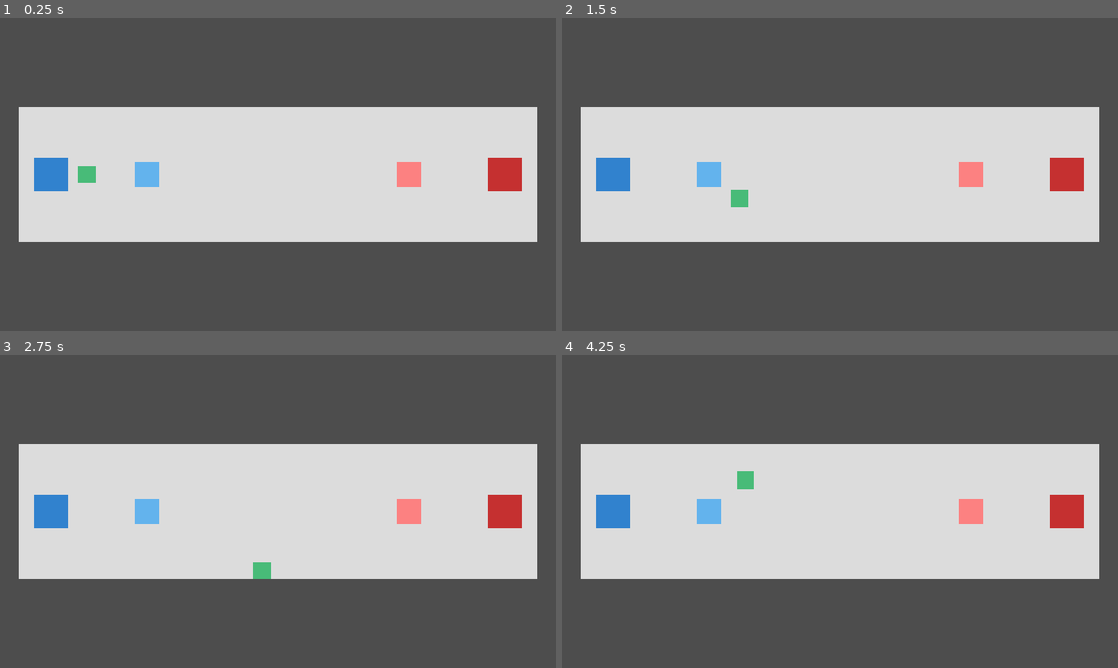
Above: before the commit, frames 1-4 (two rows, left to right).
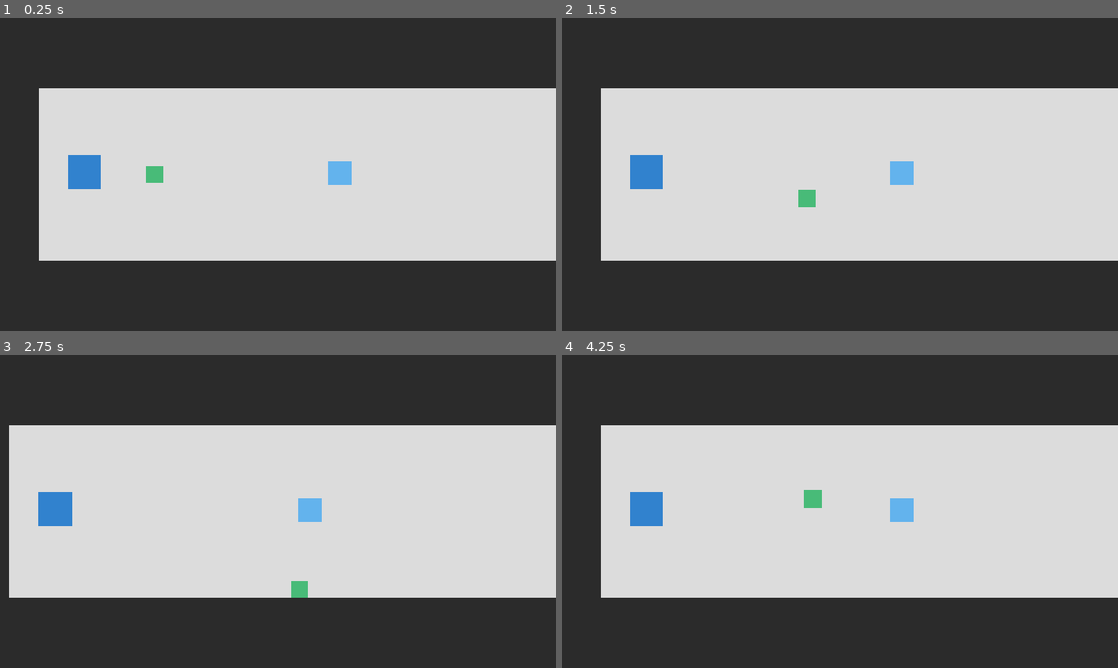
Above: after the commit, the same moments.

Repository: ipz24-rkuzyk-coder/-1v1-MOBA-
Game: Godot game, scene res://main.tscn
The game is run twice, just before and just after one commit, with the same random seed, the same clock (stepped at 60 frames per second) and the same inputs.
Inputs:
- Up to frame 1 (0.25 s): no input
- Up to frame 2 (1.5 s): tap Enter at 0.5 s; hold Right (ui_right) 0.53-1.28 s; hold Down (ui_down) from 1.28 s (still down)
- Up to frame 3 (2.75 s): release Down (ui_down) at 2.03 s; hold Right (ui_right) from 2.03 s (still down)
- Up to frame 4 (4.25 s): release Right (ui_right) at 2.78 s; hold Up (ui_up) 2.78-3.53 s; hold Left (ui_left) from 3.53 s (still down)

The runs differ from the first frame. In frame 1, 64% of the frame differs, in the area x 0-100%, y 0-100%; in frame 2, 65%; in frame 3, 62%; in frame 4, 65%.

Commit message:
Expand lane to Dota mid scale with camera and river

Diff:
--- a/main.tscn
+++ b/main.tscn
@@ -3,75 +3,80 @@
 [ext_resource type="PackedScene" uid="uid://cbh4ddv262dhu" path="res://player.tscn" id="1_ig7tw"]
 
 [sub_resource type="RectangleShape2D" id="RectangleShape2D_ig7tw"]
-size = Vector2(1156, 40)
+size = Vector2(2800, 40)
 
 [sub_resource type="RectangleShape2D" id="RectangleShape2D_0xm2m"]
-size = Vector2(1156, 40)
+size = Vector2(2800, 40)
 
 [sub_resource type="RectangleShape2D" id="RectangleShape2D_htemk"]
-size = Vector2(40, 360)
+size = Vector2(40, 440)
 
 [node name="Main" type="Node2D" unique_id=924666471]
 
 [node name="Background" type="ColorRect" parent="." unique_id=849534937]
-offset_left = 1152.0
-offset_top = 648.0
-offset_right = 1152.0
+offset_right = 2800.0
 offset_bottom = 648.0
 color = Color(0.16862746, 0.16862746, 0.16862746, 1)
 
 [node name="LaneFloor" type="ColorRect" parent="." unique_id=655194015]
-offset_left = 40.0
-offset_top = 184.0
-offset_right = 1112.0
-offset_bottom = 464.0
+offset_left = 80.0
+offset_top = 144.0
+offset_right = 2720.0
+offset_bottom = 504.0
 color = Color(0.8627451, 0.8627451, 0.8627451, 1)
 
+[node name="River" type="ColorRect" parent="." unique_id=594321563]
+offset_left = 1330.0
+offset_top = 144.0
+offset_right = 1470.0
+offset_bottom = 504.0
+color = Color(0.3529412, 0.60784316, 0.8352941, 1)
+
 [node name="PlayerThrone" type="ColorRect" parent="." unique_id=309695915]
-offset_left = 70.0
-offset_top = 289.0
-offset_right = 140.0
-offset_bottom = 359.0
+offset_left = 140.0
+offset_top = 284.0
+offset_right = 210.0
+offset_bottom = 354.0
 color = Color(0.19215687, 0.50980395, 0.80784315, 1)
 
 [node name="PlayerTower" type="ColorRect" parent="." unique_id=315901454]
-offset_left = 280.0
-offset_top = 299.0
-offset_right = 330.0
-offset_bottom = 349.0
+offset_left = 680.0
+offset_top = 296.0
+offset_right = 730.0
+offset_bottom = 346.0
 color = Color(0.3882353, 0.7019608, 0.92941177, 1)
 
 [node name="BotTower" type="ColorRect" parent="." unique_id=1621041040]
-offset_left = 822.0
-offset_top = 299.0
-offset_right = 872.0
-offset_bottom = 349.0
+offset_left = 2064.0
+offset_top = 296.0
+offset_right = 2114.0
+offset_bottom = 346.0
 color = Color(0.9882353, 0.5058824, 0.5058824, 1)
 
 [node name="BotThrone" type="ColorRect" parent="." unique_id=1079757140]
-offset_left = 1012.0
-offset_top = 289.0
-offset_right = 1082.0
-offset_bottom = 359.0
+offset_left = 2580.0
+offset_top = 284.0
+offset_right = 2650.0
+offset_bottom = 354.0
 color = Color(0.77254903, 0.1882353, 0.1882353, 1)
 
 [node name="Player" parent="." unique_id=1699101640 instance=ExtResource("1_ig7tw")]
-position = Vector2(180, 324)
+position = Vector2(320, 324)
 
 [node name="Walls" type="StaticBody2D" parent="." unique_id=1195372008]
 
 [node name="CollisionShape2D" type="CollisionShape2D" parent="Walls" unique_id=1040390768]
-position = Vector2(576, 164)
+position = Vector2(1400, 124)
 shape = SubResource("RectangleShape2D_ig7tw")
 
 [node name="CollisionShape2D2" type="CollisionShape2D" parent="Walls" unique_id=9557483]
-position = Vector2(576, 484)
+position = Vector2(1400, 524)
 shape = SubResource("RectangleShape2D_0xm2m")
 
 [node name="CollisionShape2D3" type="CollisionShape2D" parent="Walls" unique_id=452205826]
-position = Vector2(20, 324)
+position = Vector2(60, 324)
 shape = SubResource("RectangleShape2D_htemk")
 
 [node name="CollisionShape2D4" type="CollisionShape2D" parent="Walls" unique_id=1315510888]
-position = Vector2(1132, 324)
+position = Vector2(2700, 324)
 shape = SubResource("RectangleShape2D_htemk")
--- a/player.tscn
+++ b/player.tscn
@@ -17,3 +17,10 @@
 offset_right = 18.0
 offset_bottom = 18.0
 color = Color(0.28235295, 0.73333335, 0.47058824, 1)
+
+[node name="Camera2D" type="Camera2D" parent="." unique_id=2065150741]
+limit_left = 0
+limit_top = 0
+limit_right = 2800
+limit_bottom = 648
+position_smoothing_enabled = true
